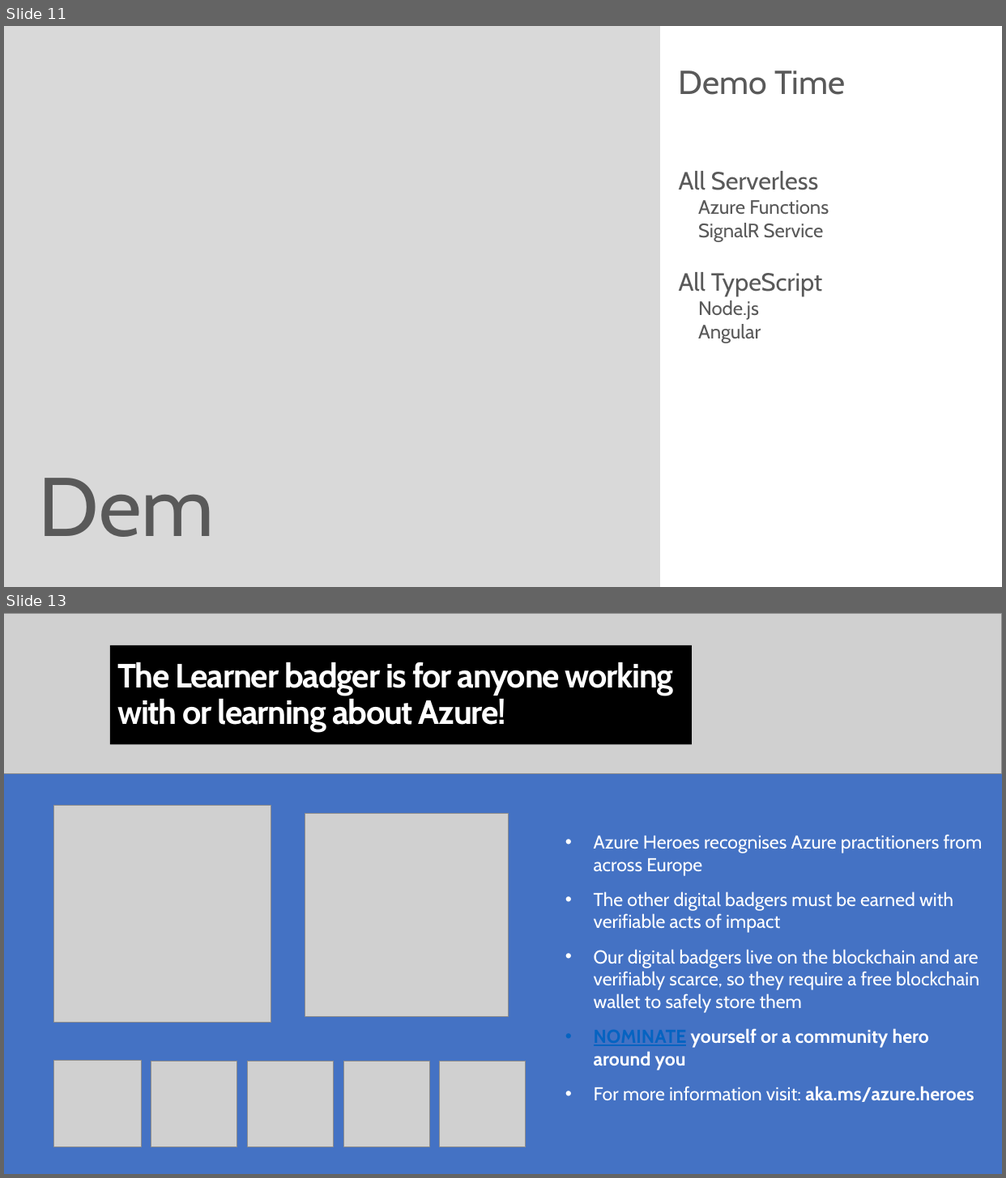
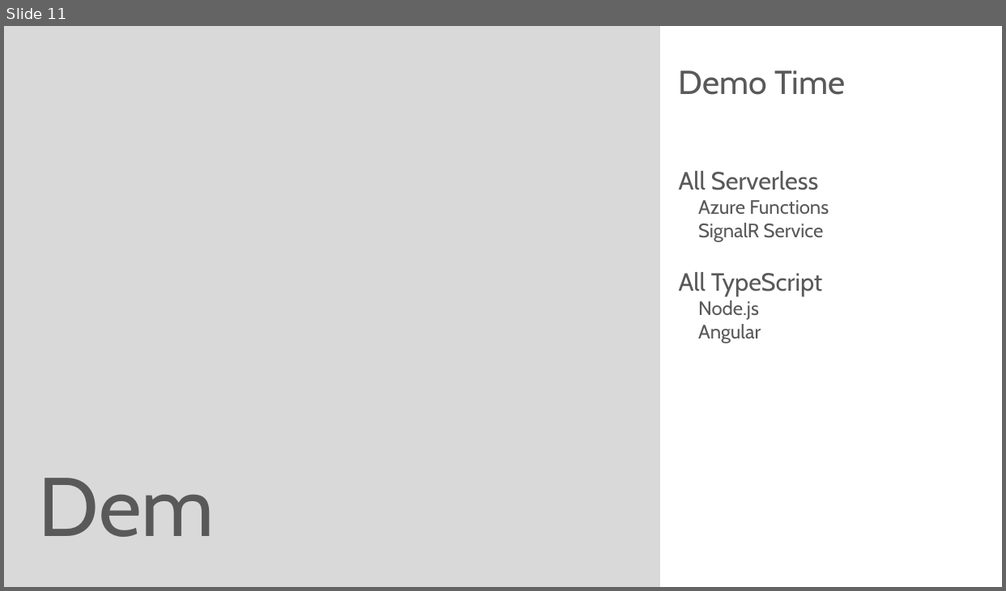
Before and after one commit to rstropek/Samples, a slide deck: AsyncAngular/Slides/AsyncServerless.pptx. Shown one above the other, each under a label of ours: slides 11 and 13 before the commit, slide 11 after it; the slides between them are not shown. The pictures are 1006x1178 and 1006x591 pixels, drawn with LibreOffice and Linux fonts; fonts in the diff are those of the drawing; grey boxes stand for pictures. Boxes give left, top, right and bottom in pixels: in the first picture for what was removed or moved away, otherwise in the second. Text is boxed around its words. In the diff, an @@ line names an element or a change of style, - is before the commit and + after.

```diff
--- a/AsyncAngular/Slides/AsyncServerless.pptx
+++ b/AsyncAngular/Slides/AsyncServerless.pptx
@@ slide 13 removed at bbox=[4, 613, 1002, 1174], background #4472C4 @@
@@ picture removed at bbox=[4, 613, 1001, 774] @@
@@ title removed at bbox=[110, 645, 692, 745] @@
-The Learner badger is for anyone working with or learning about Azure!
@@ picture removed at bbox=[54, 806, 271, 1023] @@
@@ picture removed at bbox=[305, 813, 509, 1016] @@
@@ text removed at bbox=[594, 834, 982, 1102] @@
-  • Azure Heroes recognises Azure practitioners from across Europe
-  • The other digital badgers must be earned with verifiable acts of impact
-  • Our digital badgers live on the blockchain and are verifiably scarce, so they require a free blockchain wallet to safely store them
-  • NOMINATE yourself or a community hero around you
-  • For more information visit: aka.ms/azure.heroes
@@ picture removed at bbox=[54, 1061, 141, 1148] @@
@@ picture removed at bbox=[151, 1062, 237, 1148] @@
@@ picture removed at bbox=[247, 1062, 334, 1148] @@
@@ picture removed at bbox=[344, 1062, 430, 1148] @@
@@ picture removed at bbox=[440, 1062, 526, 1148] @@
```
Also in this commit, not shown: 3 slides changed, 1 other slide removed.
